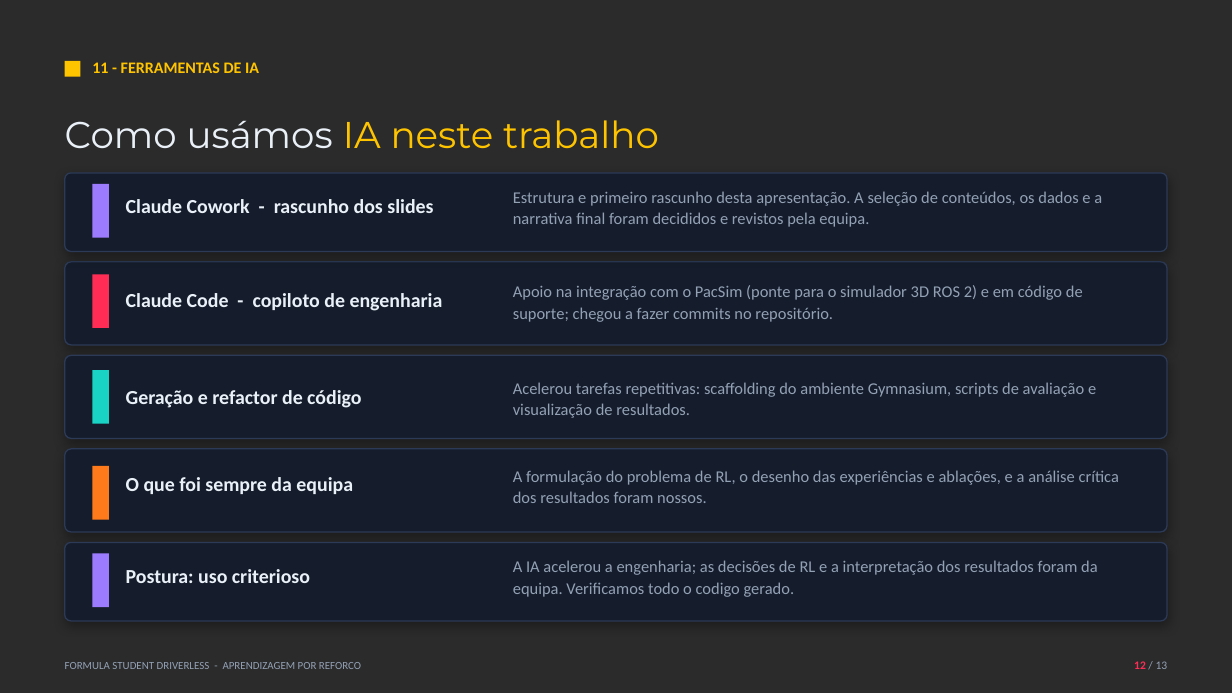
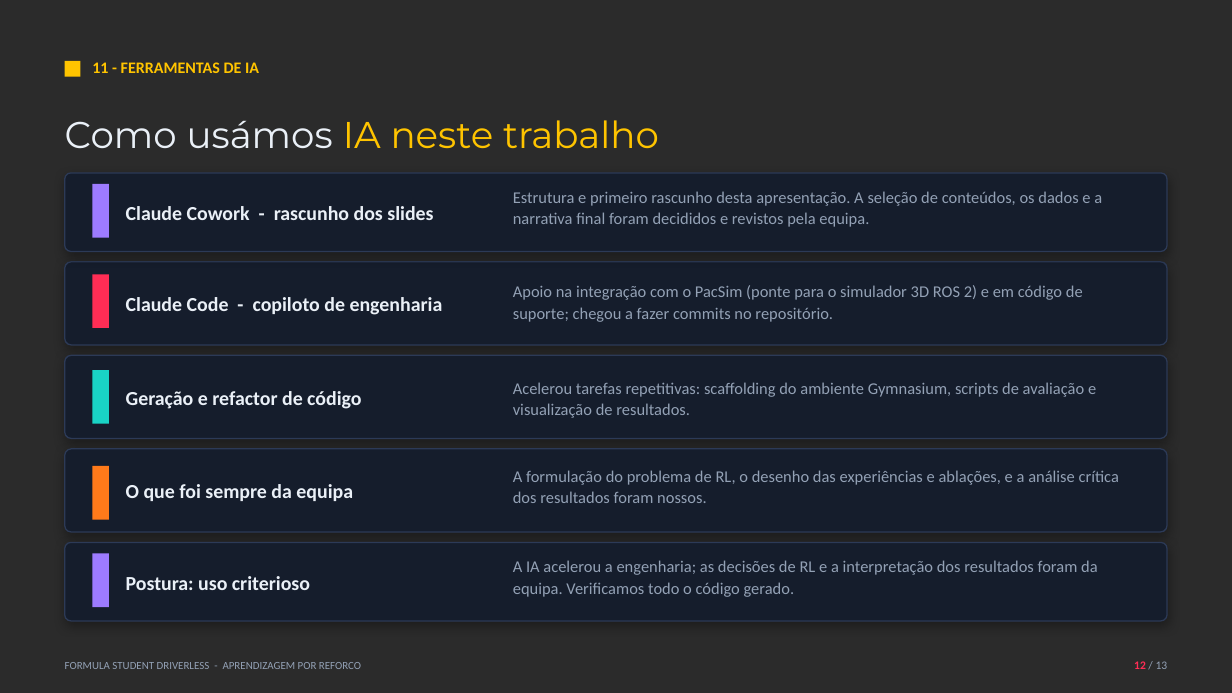
Before and after one commit to pedroreis2468/AR2, a slide deck: slide 12 of docs/presentation.pptx. Drawn at 1232x693 pixels with LibreOffice and Linux fonts; fonts in the diff are those of the drawing; background and template pictures are left out; a plain dark background stands for a picture behind light text. Boxes give left, top, right and bottom in pixels: in the first picture for what was removed or moved away, otherwise in the second. Text is boxed around its words. In the diff, an @@ line names an element or a change of style, - is before the commit and + after.

Commit message:
added

```diff
--- a/docs/presentation.pptx
+++ b/docs/presentation.pptx
@@ 4 texts: place and size @@
-4 texts at bbox=[126, 199, 443, 583]
+4 texts at bbox=[126, 206, 443, 590]
@@ text at bbox=[513, 560, 1098, 597]: text changed @@
-A IA acelerou a engenharia; as decisões de RL e a interpretação dos resultados foram da equipa. Verificamos todo o codigo gerado.
+A IA acelerou a engenharia; as decisões de RL e a interpretação dos resultados foram da equipa. Verificamos todo o código gerado.
```
Also in this commit, not shown: 2 other slides changed.
